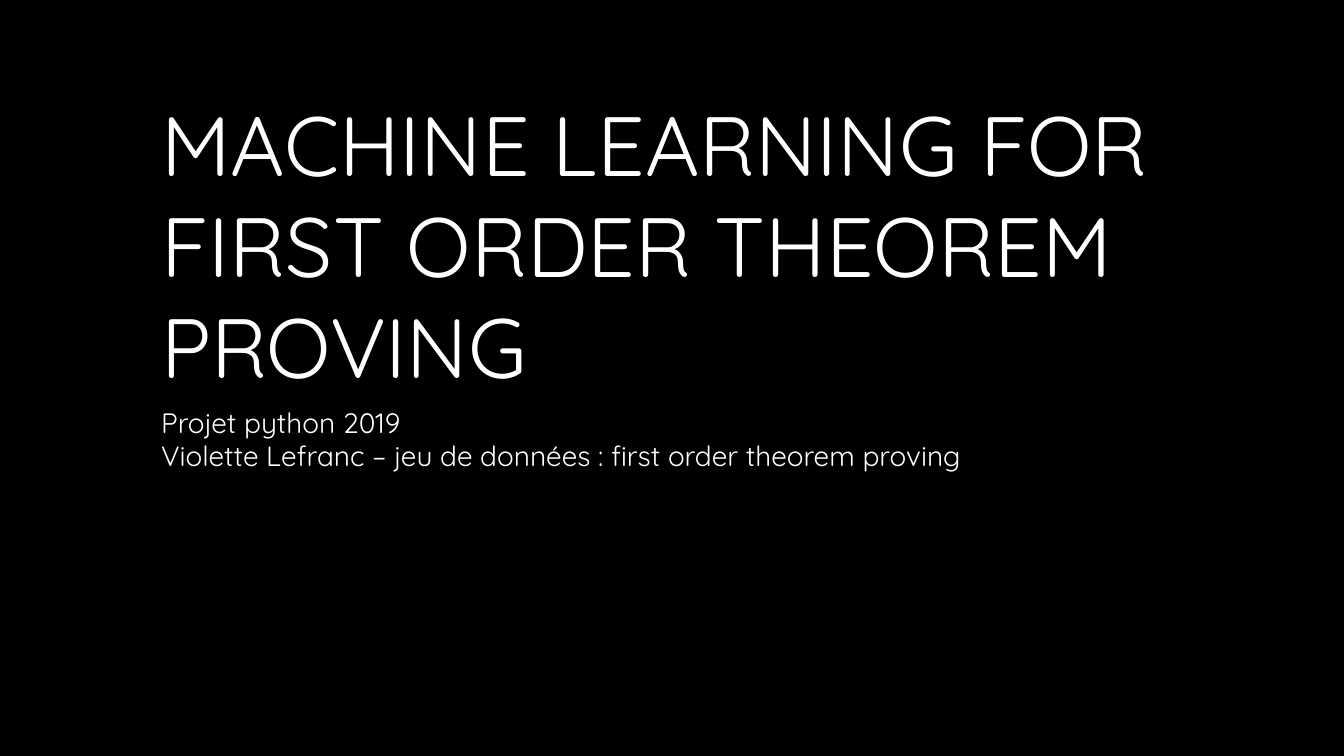
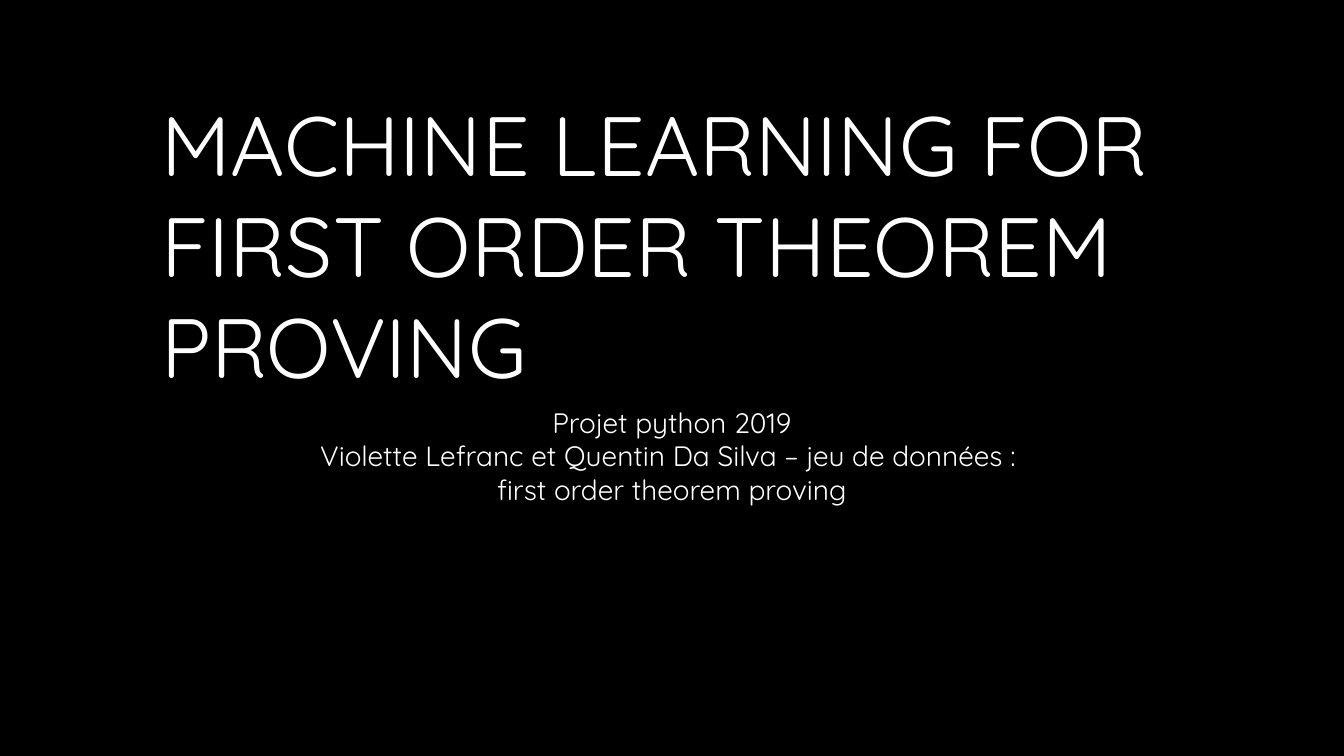
Before and after one commit to Sh0ri/Python_For_Datascience_Homework, a slide deck: slide 1 of Python.pptx. Drawn at 1344x756 pixels with LibreOffice and Linux fonts; fonts in the diff are those of the drawing; background and template pictures are left out. Boxes give left, top, right and bottom in pixels: in the first picture for what was removed or moved away, otherwise in the second. Text is boxed around its words. In the diff, an @@ line names an element or a change of style, - is before the commit and + after.

Commit message:
up

```diff
--- a/Python.pptx
+++ b/Python.pptx
@@ text at [552,412,791,439]: alignment left to centre @@
@@ text at [320,438,1002,506]: text changed @@
-Violette Lefranc – jeu de données : first order theorem proving
+Violette Lefranc et Quentin Da Silva – jeu de données :
+first order theorem proving
```
